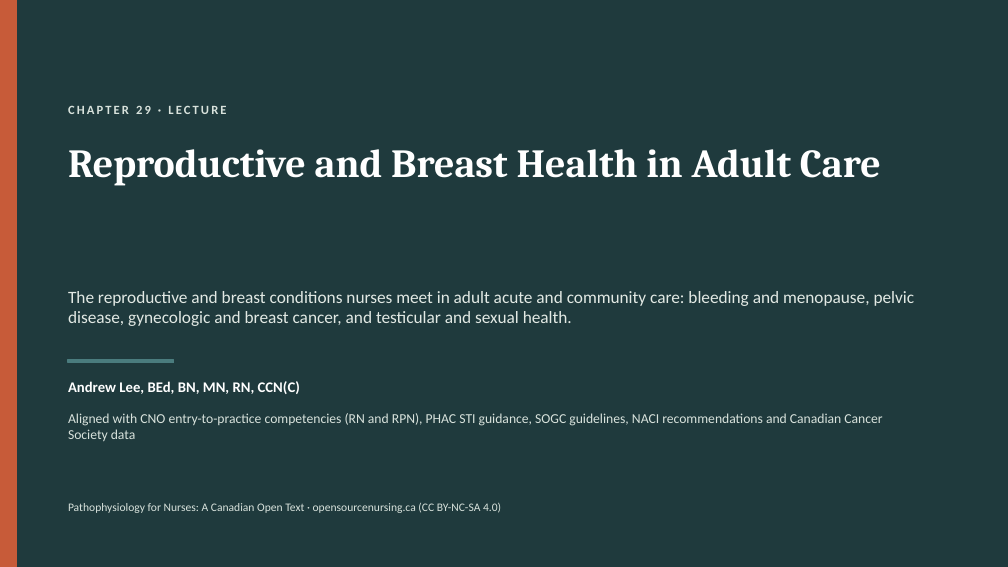
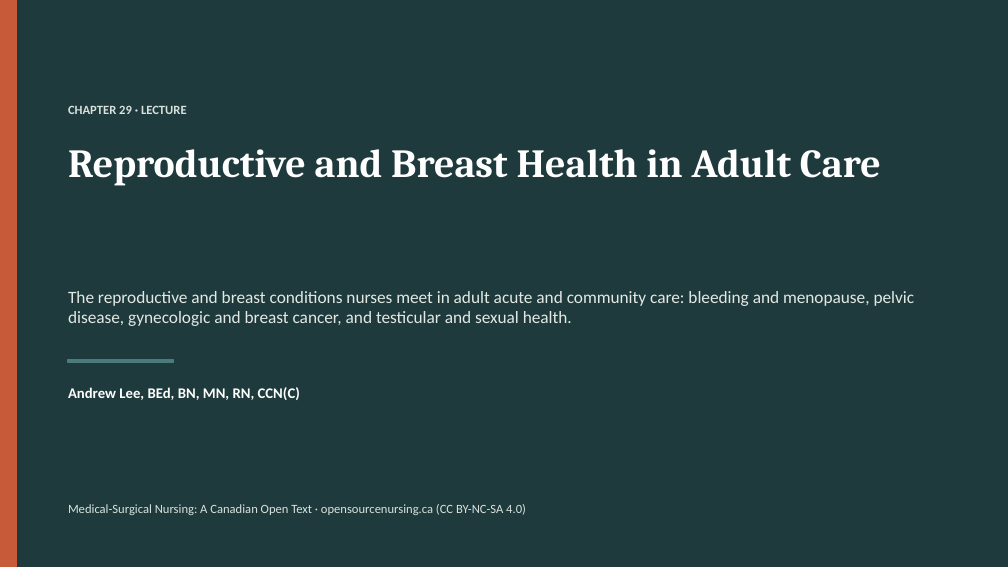
Before and after one commit to andrewleenl/opensourcenursing, a slide deck: slide 1 of Ch29_Reproductive_and_Breast_Health_in_Adult_Care_Lecture_Presentation.pptx. Drawn at 1008x567 pixels with LibreOffice and Linux fonts; fonts in the diff are those of the drawing. Boxes give left, top, right and bottom in pixels: in the first picture for what was removed or moved away, otherwise in the second. Text is boxed around its words. In the diff, an @@ line names an element or a change of style, - is before the commit and + after.

```diff
--- a/Ch29_Reproductive_and_Breast_Health_in_Adult_Care_Lecture_Presentation.pptx
+++ b/Ch29_Reproductive_and_Breast_Health_in_Adult_Care_Lecture_Presentation.pptx
@@ text "CHAPTER 29 · LECTURE" at (68,105,187,114): letter spacing 2 to 0 pt @@
@@ text "Andrew Lee, BEd, BN, MN, ..." at (68,387,300,400): vertical alignment top to middle @@
@@ text removed at (68,413,882,441) @@
-Aligned with CNO entry-to-practice competencies (RN and RPN), PHAC STI guidance, SOGC guidelines, NACI recommendations and Canadian Cancer Society data
@@ text "Medical-Surgical Nursing: A Canadian Open ..." at (68,504,526,515): vertical alignment top to middle @@
@@ text at (68,504,526,515): text changed; size 11 to 12 pt @@
-Pathophysiology for Nurses: A Canadian Open Text · opensourcenursing.ca (CC BY-NC-SA 4.0)
+Medical-Surgical Nursing: A Canadian Open Text · opensourcenursing.ca (CC BY-NC-SA 4.0)
```
Also in this commit, not shown: 9 other slides changed, 40 slides added, 40 slides removed, 14 other files.
